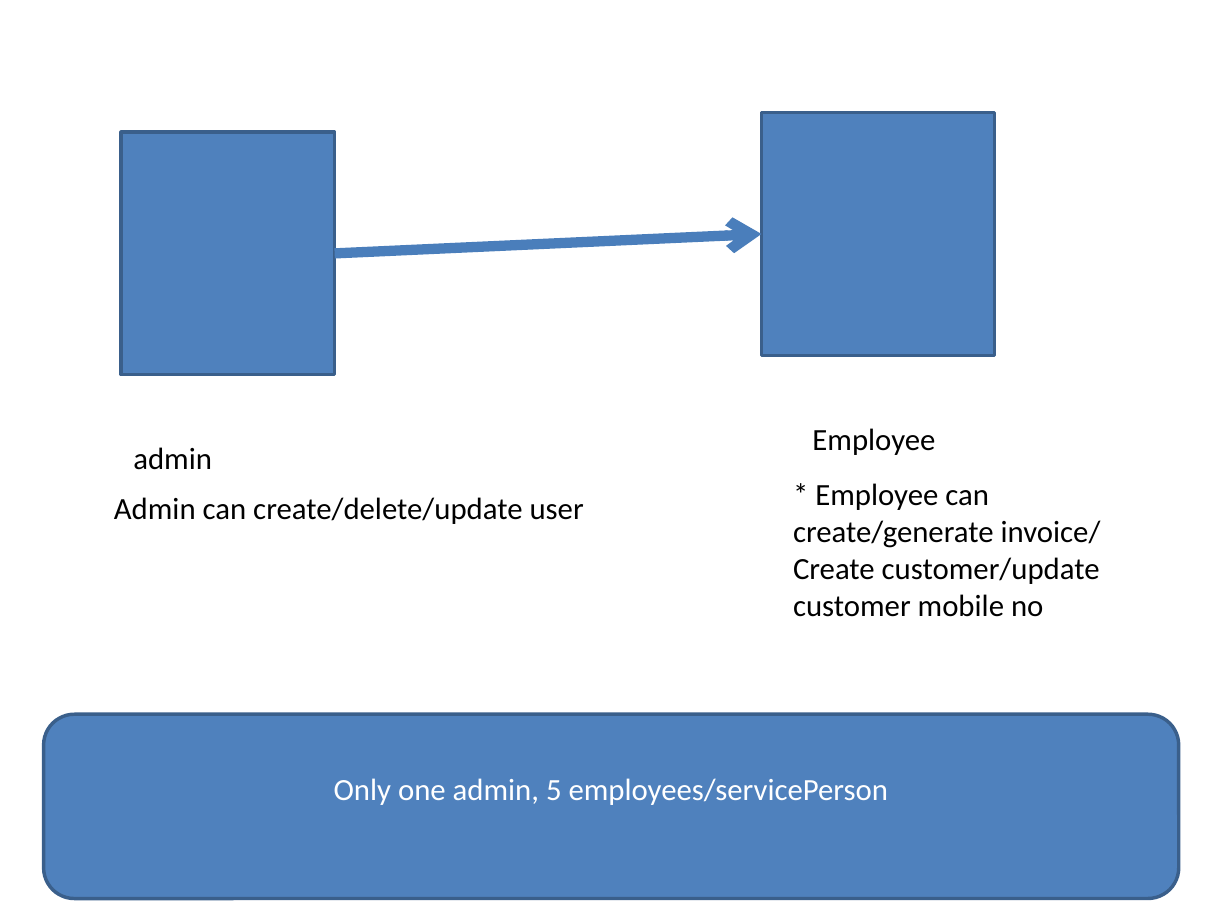
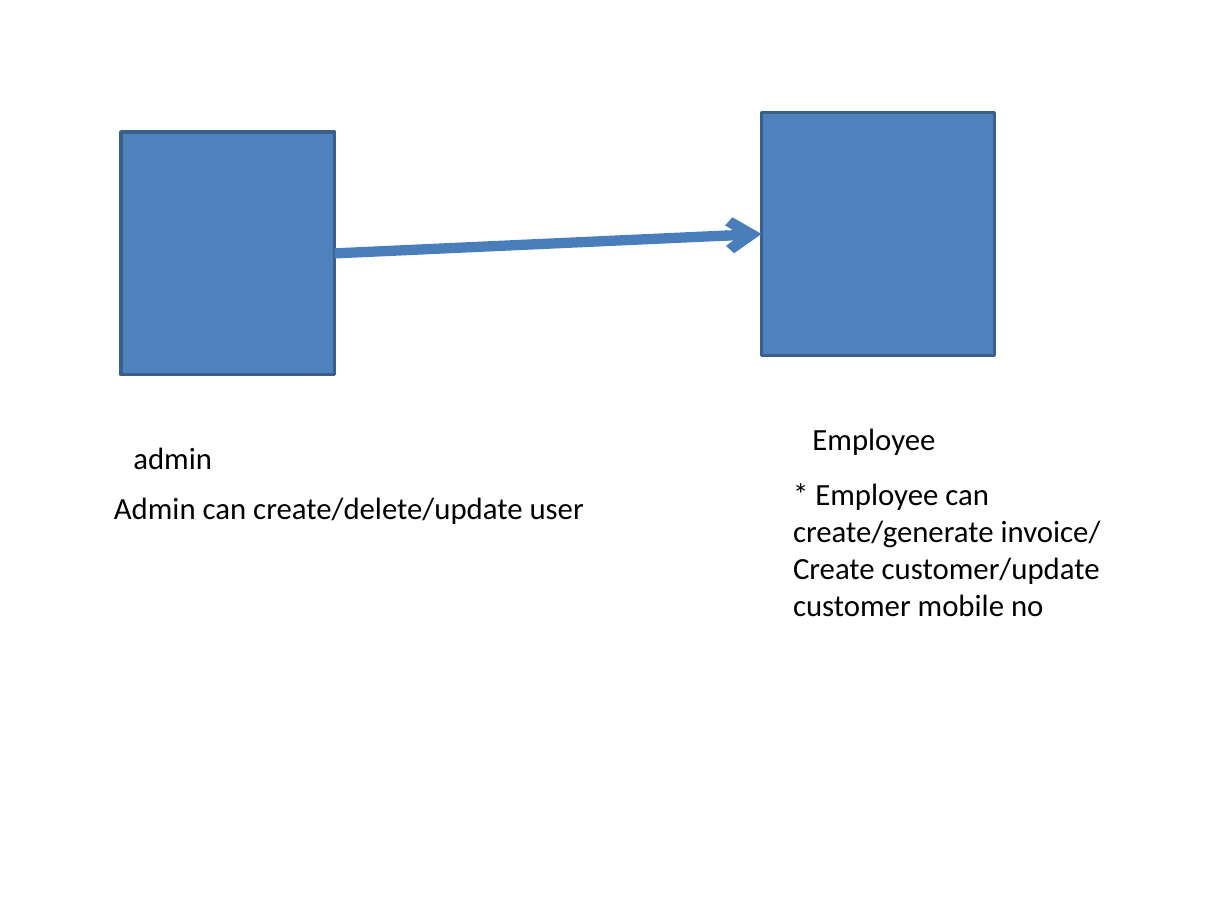
Before and after one commit to prakash8876/spring-jdbc-demo, a slide deck: slide 2 of market/market project.pptx. Drawn at 1232x924 pixels with LibreOffice and Linux fonts; fonts in the diff are those of the drawing. Boxes give left, top, right and bottom in pixels: in the first picture for what was removed or moved away, otherwise in the second. Text is boxed around its words. In the diff, an @@ line names an element or a change of style, - is before the commit and + after.

```diff
--- a/market/market project.pptx
+++ b/market/market project.pptx
@@ rounded rectangle removed at (x1=43, y1=715, x2=1178, y2=899) @@
-Only one admin, 5 employees/servicePerson
```
Also in this commit, not shown: 1 other slide changed, 5 slides added.
